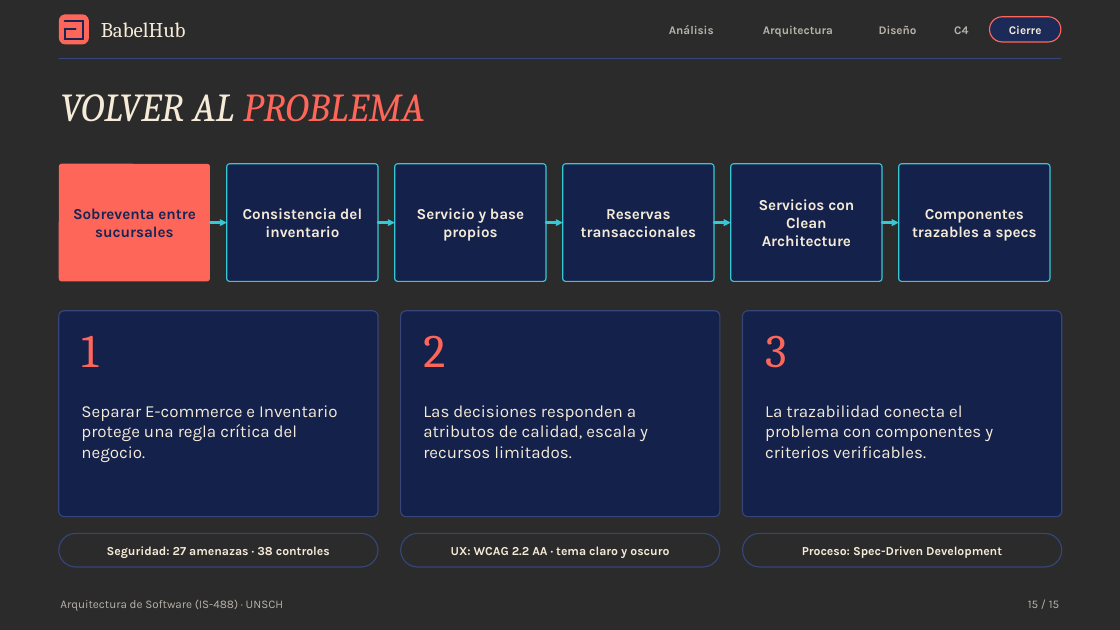
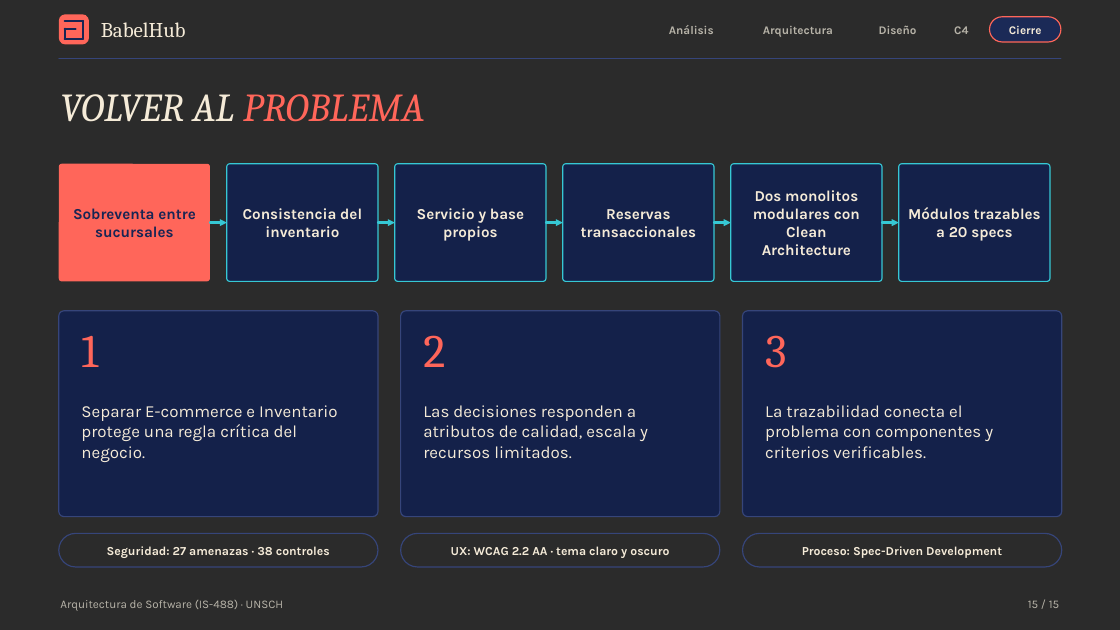
Before and after one commit to P35C4D0R4B1050/BabelHub, a slide deck: slide 15 of docs/BabelHub_Exposicion.pptx. Drawn at 1120x630 pixels with LibreOffice and Linux fonts; fonts in the diff are those of the drawing; background and template pictures are left out; a plain dark background stands for a picture behind light text. Boxes give left, top, right and bottom in pixels: in the first picture for what was removed or moved away, otherwise in the second. Text is boxed around its words. In the diff, an @@ line names an element or a change of style, - is before the commit and + after.

```diff
--- a/docs/BabelHub_Exposicion.pptx
+++ b/docs/BabelHub_Exposicion.pptx
@@ text in rounded rectangle at box(753, 190, 860, 255): text changed @@
-Servicios con Clean Architecture
+Dos monolitos modulares con Clean Architecture
@@ text in rounded rectangle at box(908, 207, 1041, 241): text changed @@
-Componentes trazables a specs
+Módulos trazables a 20 specs
```
Also in this commit, not shown: 10 other slides changed, 30 other files.
